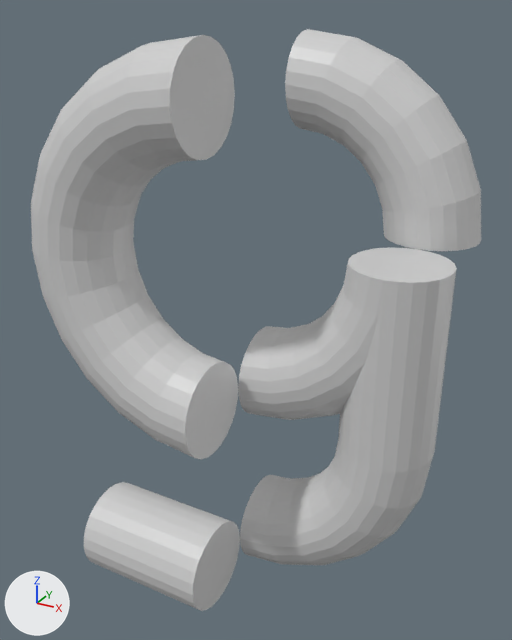
Two versions of the COLLADA model assets/models/nine-1.dae, one commit apart.
The view is the same before and after, from a camera (50 mm lens) standing at (3.35, -6.2, 3.2) and looking at (-0.06, 0.01, 0.09). Lighting does not change. The marker at lower left points along +X, +Y and +Z. Where no turn or scale is listed for an object, it has been applied to the vertices.
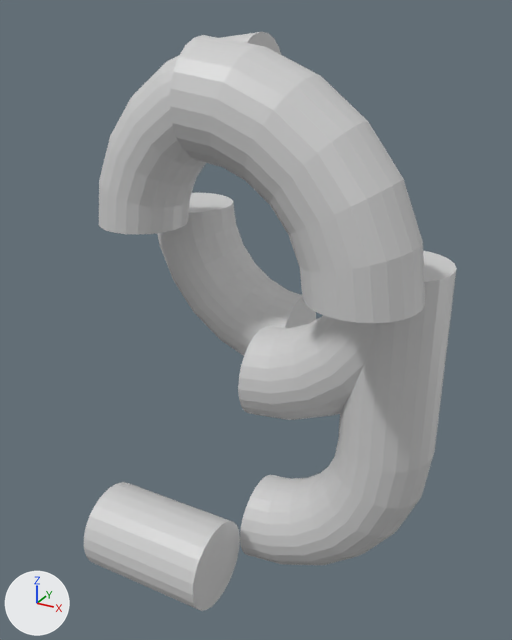
The change in detail:
Object 'Curve_24_003' (ob_curve_24_003) moves from (-1.0, -1.0, 0.0) to (-1.0, 1.0, 0.0).
Object 'Curve_24_001' (ob_curve_24_001) moves from (1.0, 1.0, 2.0) to (1.0, -1.0, 2.0).
Object 'Curve_24_000' (ob_curve_24_000) moves from (-1.0, -1.0, 2.0) to (-1.0, 0.0, 2.0).

Location of each change, (x1, y1, x2, y2) in pixels of the pictures (512 x 640 px):
'Curve_24_001', moved
    before: (285, 29, 481, 251)
    after: (170, 35, 425, 323)
'Curve_24_003', moved
    before: (32, 243, 238, 459)
    after: (157, 193, 316, 355)
'Curve_24_000', moved
    before: (31, 35, 235, 261)
    after: (99, 32, 281, 235)
